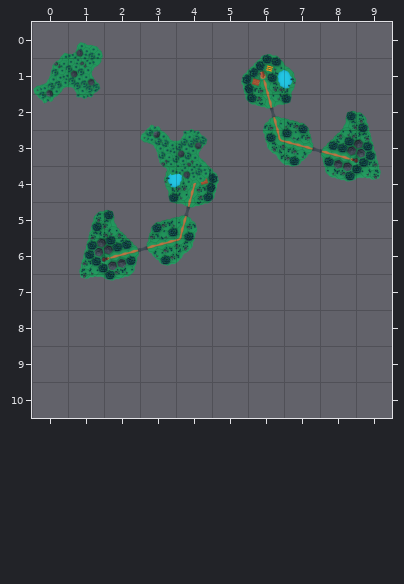
Tiled map (JSON): public/assets/levels/dev.json. The picture above was drawn from the file before the commit.
Cells are 256x256 px. Shown: x 0..9, y 0..10.
Now the later version:
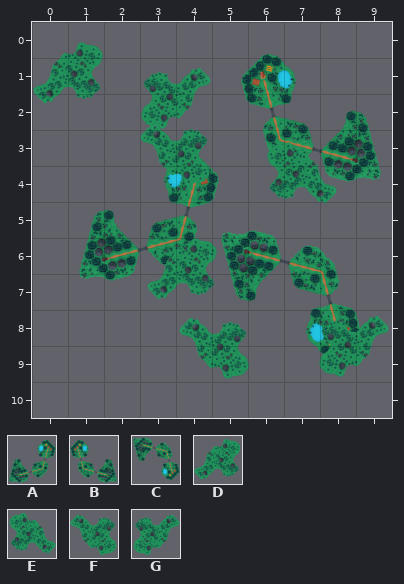
Key: from "island-grass-big": A 0, B 0 flipped left-right, C 0 flipped up-down; from "islnad-grass-small": D 0, E 0 flipped left-right, F 0 flipped up-down, G 0 turned 180.
Objects are placed by their top-left corner, in cells (3,4 is the top-left corner of cell 3,4); size is 1x1 cell unless given.
Commit message: use name for create islands
Diff:
Layer "islandsBottom":
Object B at 5.8,0.5 size 4x4 becomes B "islandsBottom" at 5.8,0.5 size 4x4.
Object A at 1.2,3.3 size 4x4 becomes A "islandsBottom" at 1.2,3.3 size 4x4.
A new object: C "islandsBottom" at 5.2,5.7 size 4x4.
Layer "islandsMiddle":
A new object: G "islandsMiddle" at 3,1.1 size 2x2.
A new object: E "islandsMiddle" at 6.5,3.2 size 2x2.
A new object: D "islandsMiddle" at 3.2,5.9 size 2x2.
A new object: F "islandsMiddle" at 4.1,8 size 2x2.
Layer "islandsTop":
Object F at 3,2.7 size 2x2 becomes F "islandsTop" at 3,2.7 size 2x2.
A new object: G "islandsTop" at 7.9,8 size 2x2.
Changed places in both pictures, as pixel boxes (x1, y1, x2, y2):
changed: (141, 67, 389, 379)
